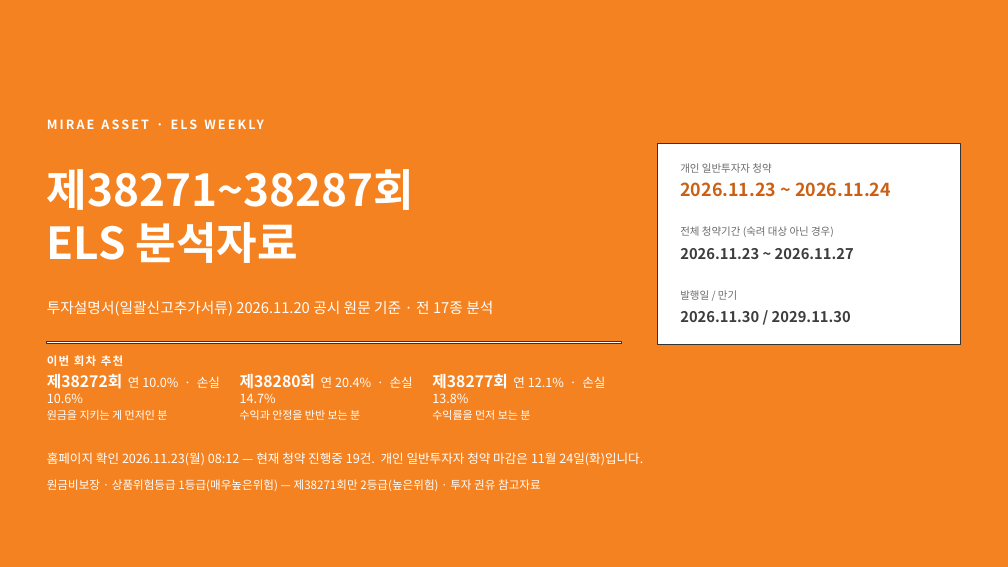
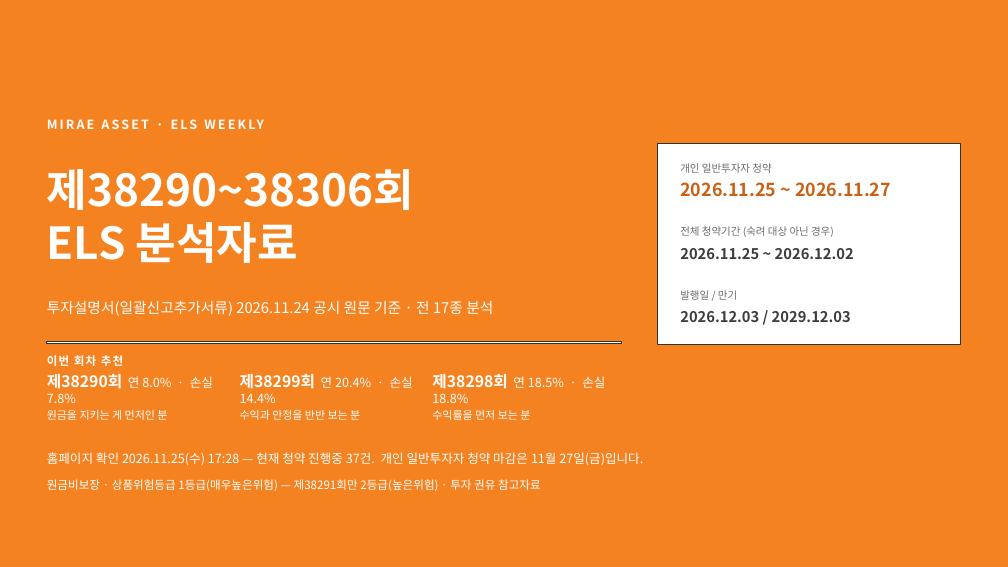
Before and after one commit to hanaroline/work_1, a slide deck: slide 1 of els-analysis-deck.pptx. Drawn at 1008x567 pixels with LibreOffice and Linux fonts; fonts in the diff are those of the drawing. Boxes give left, top, right and bottom in pixels: in the first picture for what was removed or moved away, otherwise in the second. Text is boxed around its words. In the diff, an @@ line names an element or a change of style, - is before the commit and + after.

```diff
--- a/els-analysis-deck.pptx
+++ b/els-analysis-deck.pptx
@@ text at (x1=47, y1=169, x2=414, y2=210): text changed @@
-제38271~38287회
+제38290~38306회
@@ text at (x1=680, y1=182, x2=891, y2=197): text changed @@
-2026.11.23 ~ 2026.11.24
+2026.11.25 ~ 2026.11.27
@@ text at (x1=680, y1=248, x2=854, y2=259): text changed @@
-2026.11.23 ~ 2026.11.27
+2026.11.25 ~ 2026.12.02
@@ text at (x1=47, y1=301, x2=493, y2=316): text changed @@
-투자설명서(일괄신고추가서류) 2026.11.20 공시 원문 기준 · 전 17종 분석
+투자설명서(일괄신고추가서류) 2026.11.24 공시 원문 기준 · 전 17종 분석
@@ text at (x1=680, y1=311, x2=851, y2=322): text changed @@
-2026.11.30 / 2029.11.30
+2026.12.03 / 2029.12.03
@@ text at (x1=47, y1=373, x2=213, y2=389): text changed @@
-제38272회 연 10.0% · 손실 10.6%
+제38290회 연 8.0% · 손실 7.8%
@@ text at (x1=240, y1=373, x2=413, y2=389): text changed @@
-제38280회 연 20.4% · 손실 14.7%
+제38299회 연 20.4% · 손실 14.4%
@@ text at (x1=432, y1=373, x2=605, y2=389): text changed @@
-제38277회 연 12.1% · 손실 13.8%
+제38298회 연 18.5% · 손실 18.8%
@@ text at (x1=47, y1=479, x2=541, y2=491): text changed @@
-원금비보장 · 상품위험등급 1등급(매우높은위험) — 제38271회만 2등급(높은위험) · 투자 권유 참고자료
+원금비보장 · 상품위험등급 1등급(매우높은위험) — 제38291회만 2등급(높은위험) · 투자 권유 참고자료
@@ text at (x1=47, y1=452, x2=643, y2=466): text changed @@
-홈페이지 확인 2026.11.23(월) 08:12 — 현재 청약 진행중 19건. 개인 일반투자자 청약 마감은 11월 24일(화)입니다.
+홈페이지 확인 2026.11.25(수) 17:28 — 현재 청약 진행중 37건. 개인 일반투자자 청약 마감은 11월 27일(금)입니다.
```
Also in this commit, not shown: 15 other slides changed, 23 other files.
